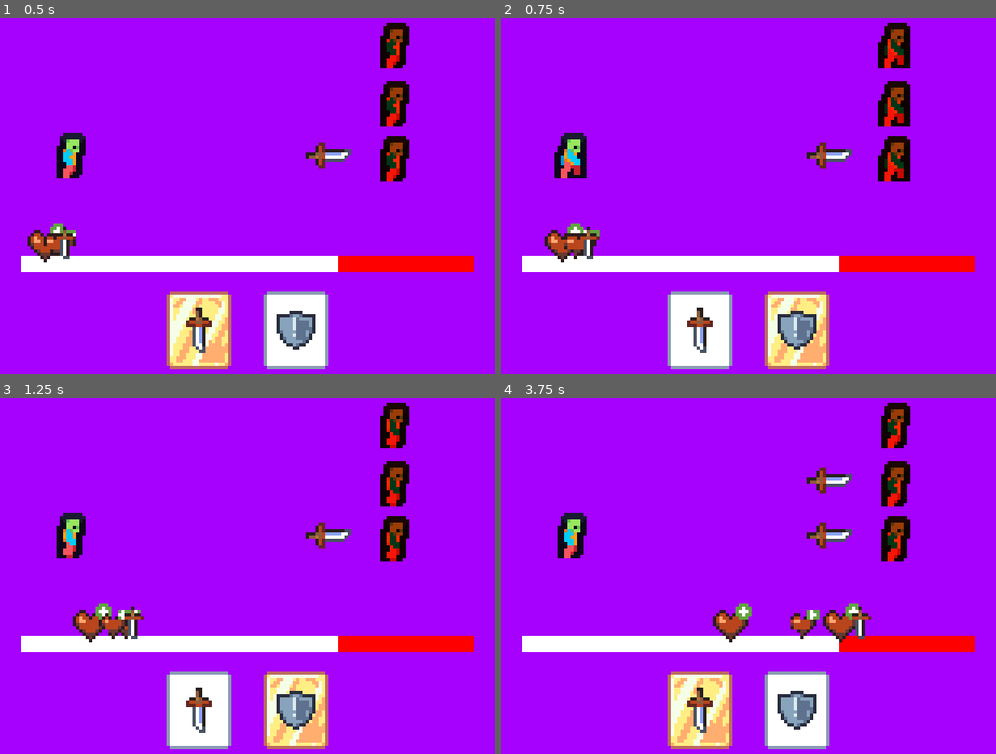
Above: before the commit, frames 1-4 (two rows, left to right).
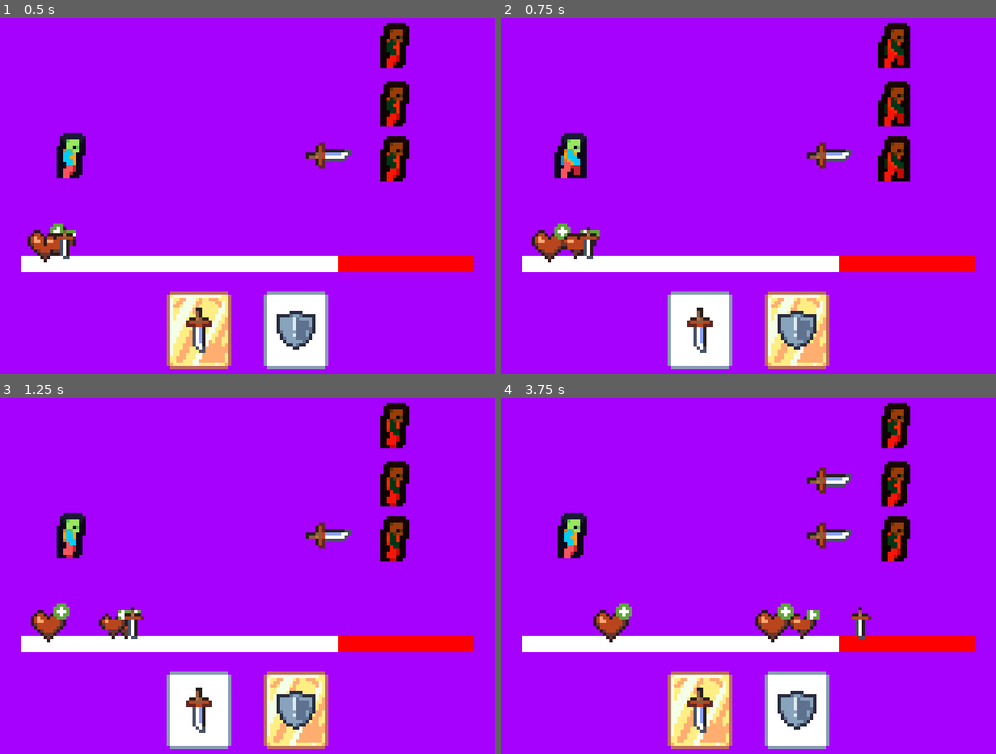
Above: after the commit, the same moments.

Repository: JohnathanRH/GBJAM
Game: Godot game, scene res://screens/main_game.tscn
Same seed, same stepped clock (60 frames per second), same inputs: the game is played once before the commit and once after it.
Inputs:
- Up to frame 1 (0.5 s): no input
- Up to frame 2 (0.75 s): tap Enter (A) at 0.5 s; hold D (pad_right) from 0.53 s (still down); hold Enter (A) from 0.53 s (still down)
- Up to frame 3 (1.25 s): keep holding D (pad_right); keep holding Enter (A)
- Up to frame 4 (3.75 s): release D (pad_right) at 1.28 s; release Enter (A) at 1.28 s; hold S (pad_down) 1.28-2.03 s; tap Enter (A) at 1.35, 2.85 s; hold D (pad_right) 2.03-2.78 s; hold Enter (A) 2.03-2.78 s; hold W (pad_up) 2.78-3.53 s; hold A (pad_left) from 3.53 s (still down); hold Enter (A) from 3.53 s (still down)

Frame 1 is identical in both runs. In frame 2, 0.5% of the frame differs, in the area x 6-17%, y 57-69%; in frame 3, 0.9%; in frame 4, 1.9%, in the area x 18-73%, y 57-69%.

Commit message:
Play manual effect

Diff:
--- a/wild-west/common/resources/lingering_bullet.gd
+++ b/wild-west/common/resources/lingering_bullet.gd
@@ -1,17 +1,15 @@
+@abstract
 extends BulletResource
 class_name LingeringBullet
 
 @export var linger_duration: float
+@export var effect_potency: float
 @export var effect_scene: PackedScene
 
-func fire(at: Entity) -> void:
+func status_effect() -> StatusEffect:
 	var effect = effect_scene.instantiate() as StatusEffect
-	effect.potency = potency
+	effect.potency = effect_potency
 
 	if linger_duration:
 		effect.add_duration(linger_duration)
-
-	at.add_child(effect)
-
-func manual_fire(at: Entity) -> void:
-	pass
+	return effect
--- a/wild-west/entities/player/bullet_pick_control.gd
+++ b/wild-west/entities/player/bullet_pick_control.gd
@@ -19,8 +19,8 @@
 		player.selected_bullet = container.select(pointer)
 
 	if event.is_action_pressed("A"):
-		pass
-		#player.selected_bullet.
+		for enemy in player.selected_targets:
+			player.selected_bullet.manual_fire(enemy)
 
 func set_pointer(value: int) -> void:
 	#print(pointer, " ", container.get_child_count(), " ", pointer >= container.get_child_count())
--- a/wild-west/props/bullets/damage_bullet/45magnum.tres
+++ b/wild-west/props/bullets/damage_bullet/45magnum.tres
@@ -2,9 +2,13 @@
 
 [ext_resource type="Texture2D" uid="uid://ddn28wfqkanms" path="res://assets/TESTONLY/symbol_shield.png" id="1_kq41l"]
 [ext_resource type="Script" uid="uid://11p4xq0oh645" path="res://props/bullets/damage_bullet/damage_bullet.gd" id="1_qcfd5"]
+[ext_resource type="PackedScene" uid="uid://dn326kr01lrv2" path="res://props/bullets/slow_gauge/slow_gauge_scene.tscn" id="1_yvqgk"]
 
 [resource]
 script = ExtResource("1_qcfd5")
+linger_duration = 2.0
+effect_potency = 0.01
+effect_scene = ExtResource("1_yvqgk")
 icon = ExtResource("1_kq41l")
 potency = 3.0
 metadata/_custom_type_script = "uid://11p4xq0oh645"
--- a/wild-west/props/bullets/damage_bullet/9mm.tres
+++ b/wild-west/props/bullets/damage_bullet/9mm.tres
@@ -1,10 +1,14 @@
 [gd_resource type="Resource" script_class="DamageBullet" format=3 uid="uid://cvjc7kff05eej"]
 
 [ext_resource type="Script" uid="uid://11p4xq0oh645" path="res://props/bullets/damage_bullet/damage_bullet.gd" id="1_8nt1r"]
+[ext_resource type="PackedScene" uid="uid://dn326kr01lrv2" path="res://props/bullets/slow_gauge/slow_gauge_scene.tscn" id="1_hxxse"]
 [ext_resource type="Texture2D" uid="uid://c4nquys7l0ukl" path="res://assets/TESTONLY/symbol_slash.png" id="1_s31s8"]
 
 [resource]
 script = ExtResource("1_8nt1r")
+linger_duration = 4.0
+effect_potency = 0.4
+effect_scene = ExtResource("1_hxxse")
 icon = ExtResource("1_s31s8")
 potency = 6.0
 target_amount = 2
--- a/wild-west/props/bullets/damage_bullet/damage_bullet.gd
+++ b/wild-west/props/bullets/damage_bullet/damage_bullet.gd
@@ -1,8 +1,8 @@
-extends BulletResource
+extends LingeringBullet
 class_name DamageBullet
 
 func fire(at: Entity) -> void:
 	at.receive_damage(potency)
 
 func manual_fire(at: Entity) -> void:
-	pass
+	at.add_child(status_effect())
